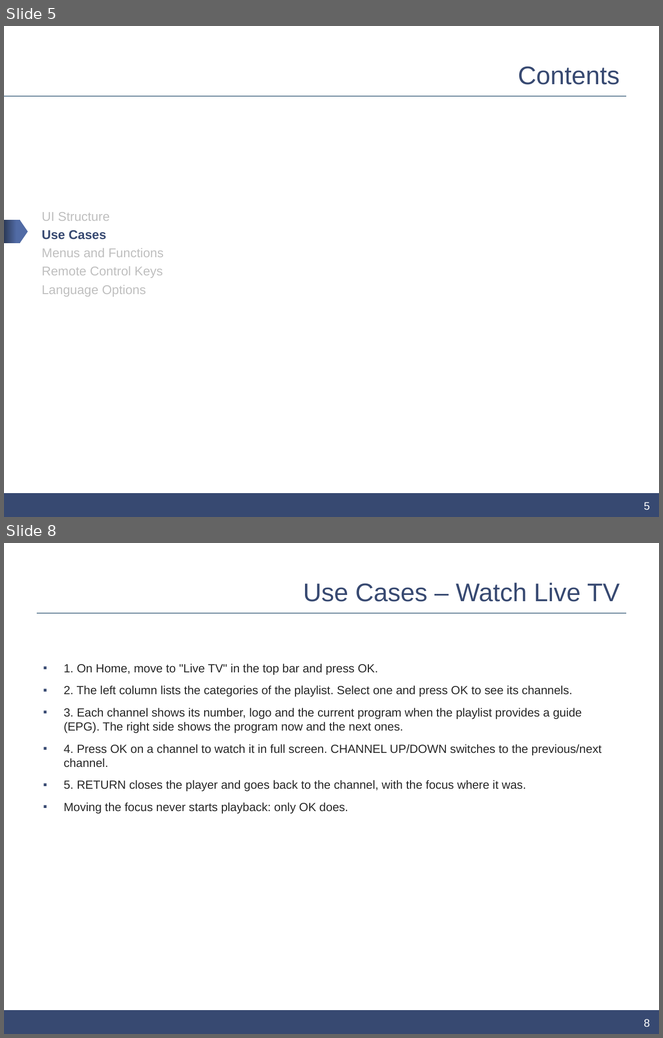
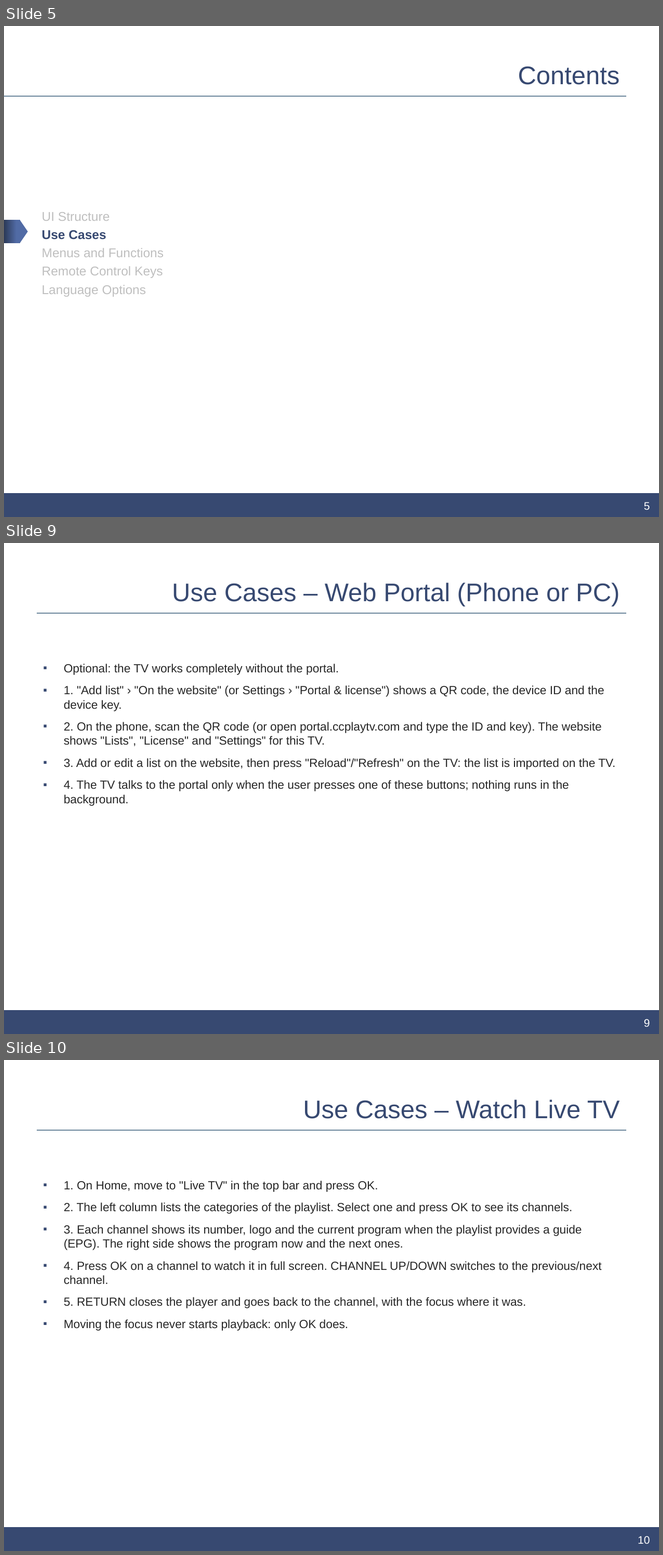
Before and after one commit to johnosd/ccplaytv, a slide deck: release/samsung/kit/ui-description/CCPlayTV_UI_Description_0.2.1.pptx. Shown one above the other, each under a label of ours: slides 5 and 8 before the commit, slides 5, 9 and 10 after it; the slides between them are not shown. The pictures are 663x1038 and 663x1555 pixels, drawn with LibreOffice and Linux fonts; fonts in the diff are those of the drawing; background and template pictures are left out. Boxes give left, top, right and bottom in pixels: in the first picture for what was removed or moved away, otherwise in the second. Text is boxed around its words. In the diff, an @@ line names an element or a change of style, - is before the commit and + after.

```diff
--- a/release/samsung/kit/ui-description/CCPlayTV_UI_Description_0.2.1.pptx
+++ b/release/samsung/kit/ui-description/CCPlayTV_UI_Description_0.2.1.pptx
@@ slide 9 added at (x1=4, y1=543, x2=659, y2=1034), background #FFFFFF; not listed: 2 template elements that a slide beside it also shows @@
@@ title added at (x1=172, y1=583, x2=620, y2=606), 28 pt, text #374971 @@
+Use Cases – Web Portal (Phone or PC)
@@ text added at (x1=64, y1=664, x2=616, y2=806), 13 pt, text #262626 @@
+▪ Optional: the TV works completely without the portal.
+▪ 1. "Add list" › "On the website" (or Settings › "Portal & license") shows a QR code, the device ID and the device key.
+▪ 2. On the phone, scan the QR code (or open portal.ccplaytv.com and type the ID and key). The website shows "Lists", "License" and "Settings" for this TV.
+▪ 3. Add or edit a list on the website, then press "Reload"/"Refresh" on the TV: the list is imported on the TV.
+▪ 4. The TV talks to the portal only when the user presses one of these buttons; nothing runs in the background.
@@ page number added at (x1=644, y1=1019, x2=650, y2=1027), 12 pt, text #FFFFFF @@
+9
@@ what was slide 8 is now slide 10 @@
@@ page number at (x1=638, y1=1536, x2=650, y2=1544): text changed @@
-8
+10
```
Also in this commit, not shown: 8 slides changed, 5 other slides added, 30 other files.
